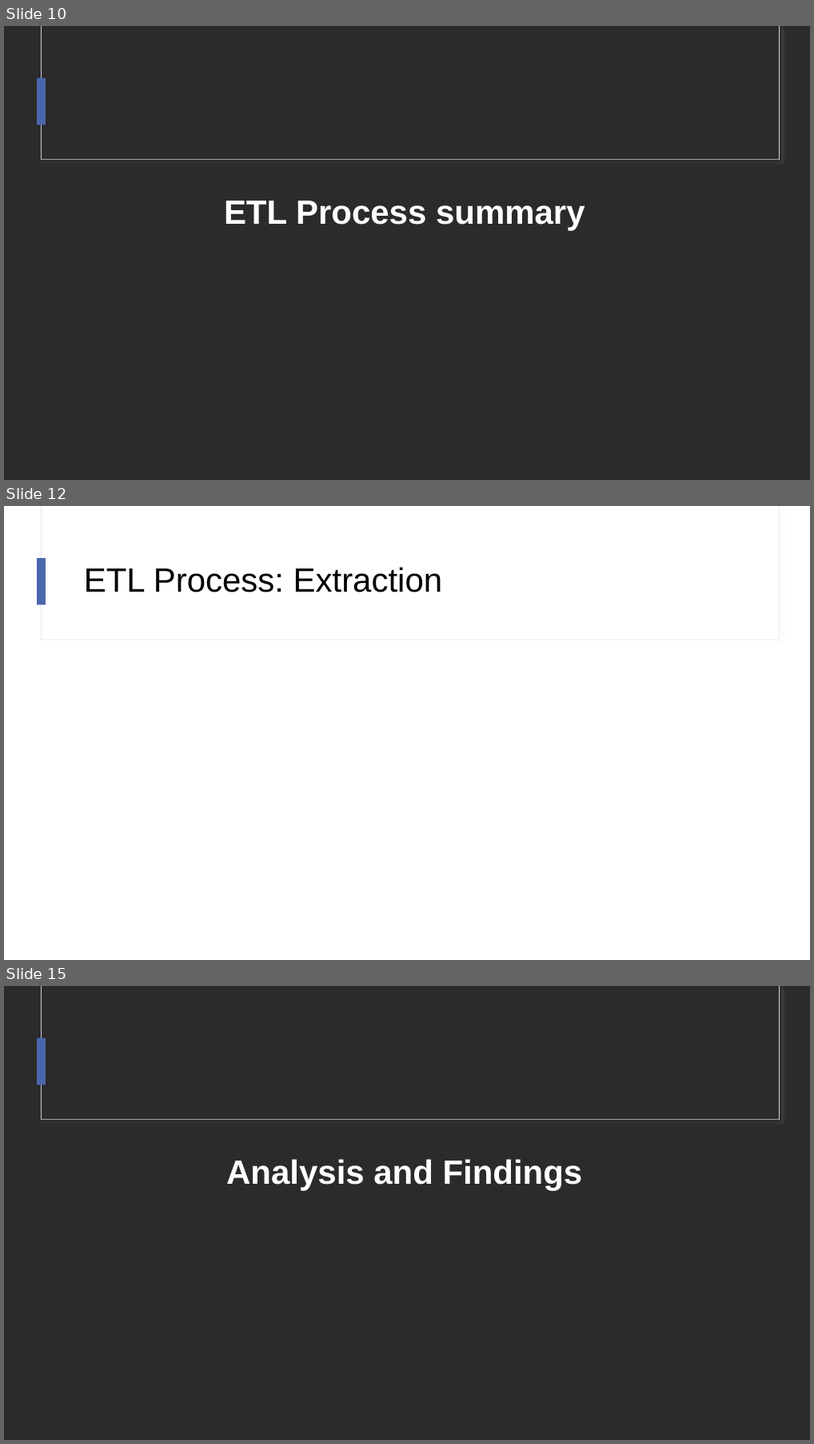
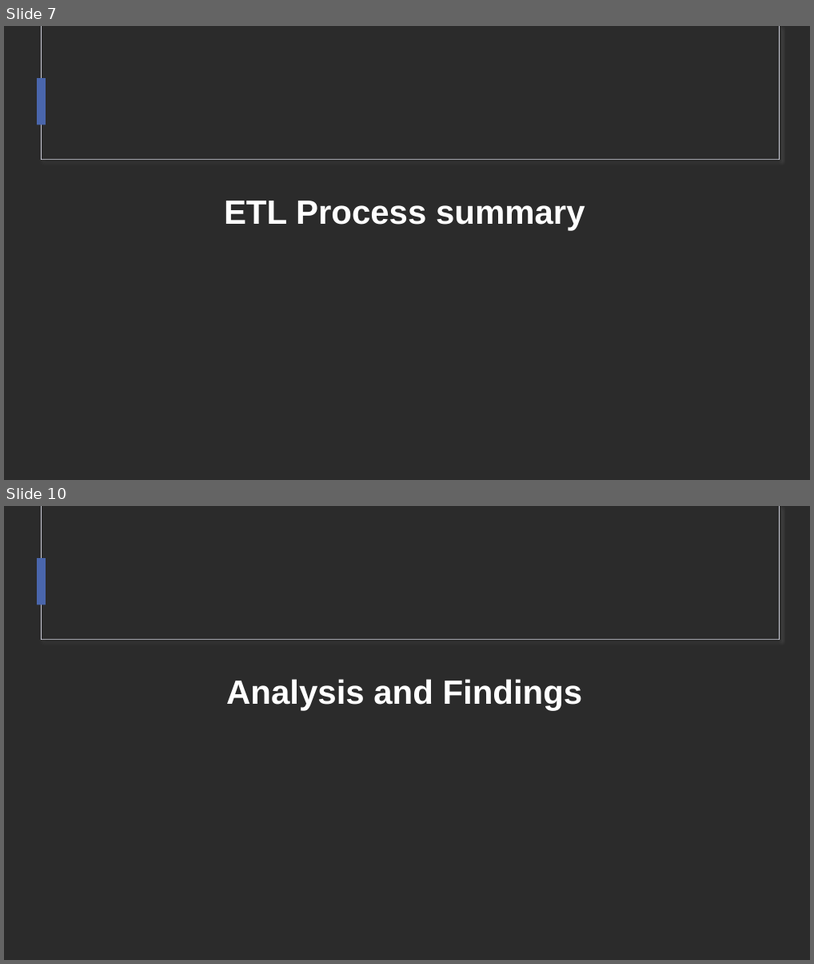
Before and after one commit to lujane-92/Project-2, a slide deck: ETL Project - Draft report.pptx. Shown one above the other, each under a label of ours: slides 10, 12 and 15 before the commit, slides 7 and 10 after it; the slides between them are not shown. The pictures are 814x1444 and 814x964 pixels, drawn with LibreOffice and Linux fonts; fonts in the diff are those of the drawing; background and template pictures are left out; a plain dark background stands for a picture behind light text. Boxes give left, top, right and bottom in pixels: in the first picture for what was removed or moved away, otherwise in the second. Text is boxed around its words. In the diff, an @@ line names an element or a change of style, - is before the commit and + after.

```diff
--- a/ETL Project - Draft report.pptx
+++ b/ETL Project - Draft report.pptx
@@ slide 12 removed at (4, 506, 810, 960), background #FFFFFF; not listed: 3 template elements that a slide beside it also shows @@
@@ title removed at (84, 567, 443, 592) @@
-ETL Process: Extraction
@@ what was slide 10 is now slide 7 @@
@@ what was slide 15 is now slide 10 @@
```
Also in this commit, not shown: 3 slides added, 7 other slides removed.
